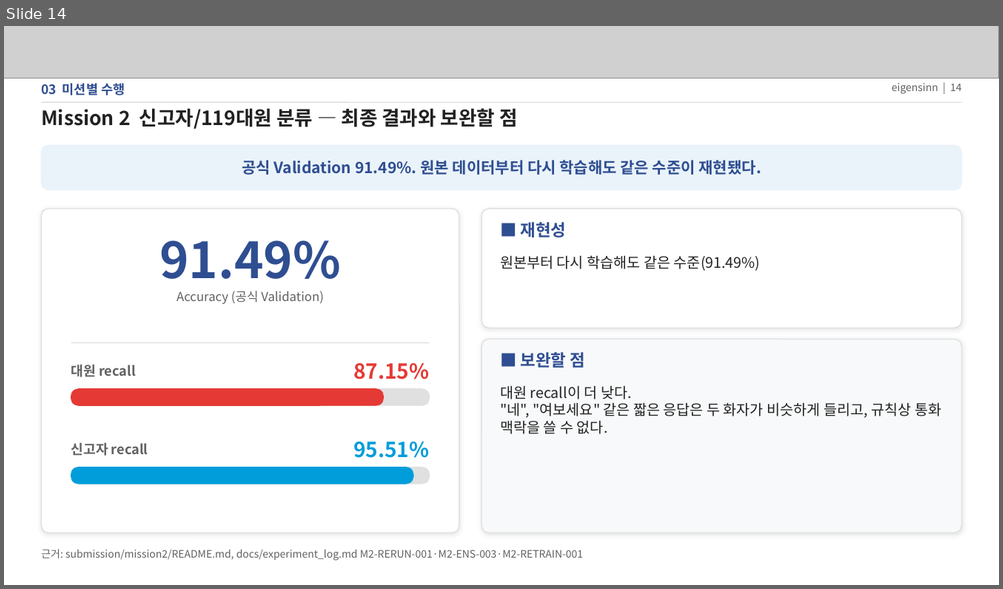
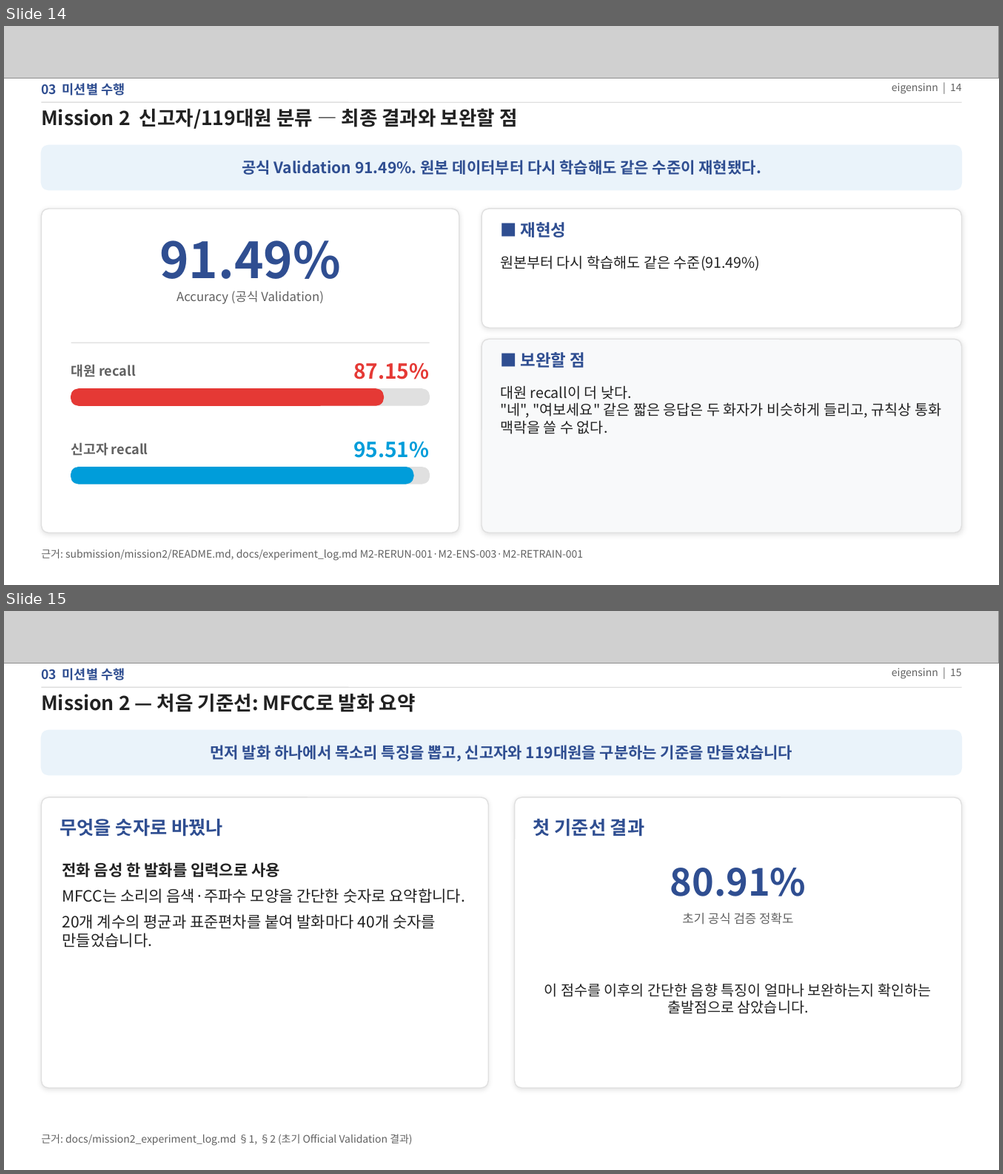
Before and after one commit to eigensinn-dcc2026/prelim, a slide deck: ppt/DCC2026_예선_결과정리.pptx. Shown one above the other, each under a label of ours: slide 14 before the commit, slides 14 and 15 after it. The pictures are 1003x589 and 1003x1174 pixels, drawn with LibreOffice and Linux fonts; fonts in the diff are those of the drawing; grey boxes stand for pictures. Boxes give left, top, right and bottom in pixels: in the first picture for what was removed or moved away, otherwise in the second. Text is boxed around its words. In the diff, an @@ line names an element or a change of style, - is before the commit and + after.

Commit message:
docs: 예선 결과 PPT 최신 통합본 반영

```diff
--- a/ppt/DCC2026_예선_결과정리.pptx
+++ b/ppt/DCC2026_예선_결과정리.pptx
@@ slide 15 added at (4, 611, 999, 1170), background #FFFFFF @@
@@ picture added at (4, 611, 999, 664) @@
@@ text added at (41, 668, 125, 681), 12.5 pt, text #2F4E91, bold @@
+03 미션별 수행
@@ text added at (891, 668, 962, 679), 10 pt, text #616161 @@
+eigensinn | 15
@@ line added from (41, 687) to (962, 687), #E0E0E0 1 pt @@
@@ text added at (41, 693, 415, 712), 19 pt, text #212121, bold @@
+Mission 2 — 처음 기준선: MFCC로 발화 요약
@@ rounded rectangle added at (41, 730, 962, 775), fill #EAF3FA, outline #EAF3FA 1 pt @@
@@ text added at (210, 745, 792, 761), 15 pt, text #2F4E91, bold @@
+먼저 발화 하나에서 목소리 특징을 뽑고, 신고자와 119대원을 구분하는 기준을 만들었습니다
@@ rounded rectangle added at (41, 797, 488, 1088), fill #FFFFFF, outline #E0E0E0 1 pt @@
@@ rounded rectangle added at (515, 797, 962, 1088), fill #FFFFFF, outline #E0E0E0 1 pt @@
@@ text added at (60, 819, 223, 837), 18 pt, text #2F4E91, bold @@
+무엇을 숫자로 바꿨나
@@ text added at (533, 819, 644, 837), 18 pt, text #2F4E91, bold @@
+첫 기준선 결과
@@ text added at (62, 863, 466, 948), 15 pt, text #212121 @@
+전화 음성 한 발화를 입력으로 사용
+MFCC는 소리의 음색·주파수 모양을 간단한 숫자로 요약합니다.
+20개 계수의 평균과 표준편차를 붙여 발화마다 40개 숫자를 만들었습니다.
@@ text added at (670, 868, 806, 897), 36 pt, text #2F4E91, bold @@
+80.91%
@@ text added at (682, 913, 793, 925), 12 pt, text #616161 @@
+초기 공식 검증 정확도
@@ text added at (544, 983, 930, 1014), 14 pt, text #212121 @@
+이 점수를 이후의 간단한 음향 특징이 얼마나 보완하는지 확인하는 출발점으로 삼았습니다.
@@ text added at (41, 1134, 412, 1146), 10 pt, text #616161 @@
+근거: docs/mission2_experiment_log.md §1, §2 (초기 Official Validation 결과)
```
Also in this commit, not shown: 9 slides changed, 13 other slides added.
